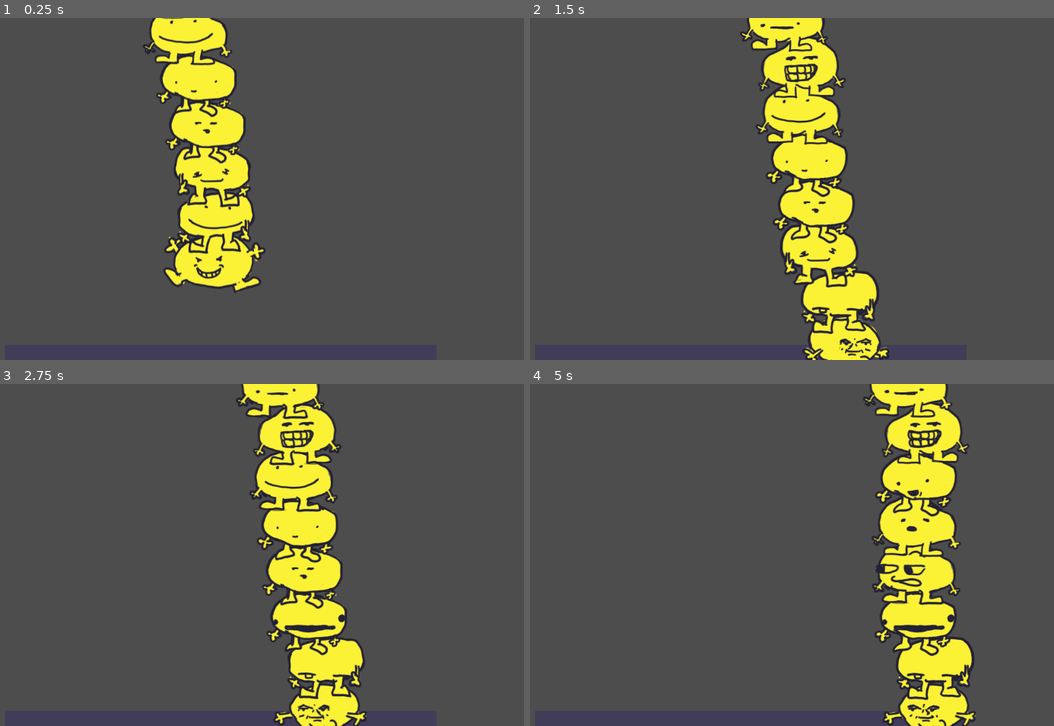
Above: before the commit, frames 1-4 (two rows, left to right).
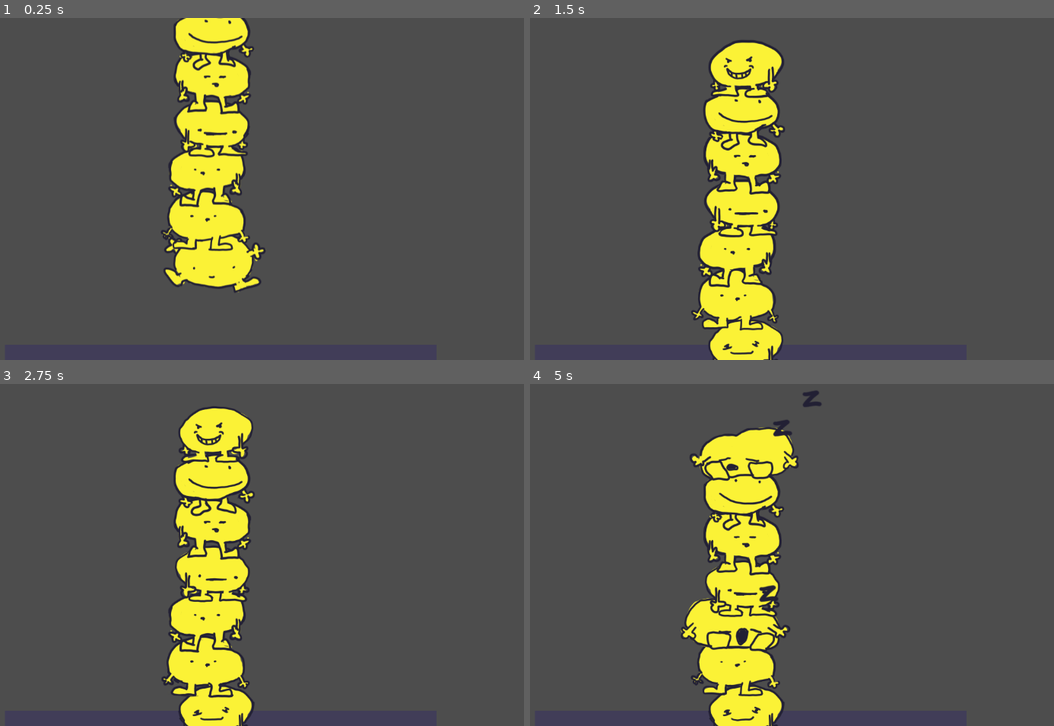
Above: after the commit, the same moments.

Repository: JCoMcL/ld56
Game: Godot game, scene res://LevelManager.tscn
The game is run twice, just before and just after one commit, with the same random seed, the same clock (stepped at 60 frames per second) and the same inputs. Before the commit the project starts from res://level.tscn.
Inputs (mouse positions are in pixels of both pictures, inside the frame that each line leads up to):
- Up to frame 1 (0.25 s): no input
- Up to frame 2 (1.5 s): tap Enter (ui_accept) at 0.5, 0.77 s; move the mouse to (744, 308) at 0.52 s; press the mouse at (744, 308) at 0.53 s; hold D (go_right) from 0.53 s (still down); move the mouse to (807, 291) at 1.27 s; release the mouse at (807, 291) at 1.28 s; click (807, 291) at 1.35 s
- Up to frame 3 (2.75 s): tap Enter (ui_accept) at 1.52 s; move the mouse to (345, 609) at 2.02 s; release D (go_right) at 2.03 s; press the mouse at (345, 609) at 2.03 s; hold A (go_left) from 2.03 s (still down)
- Up to frame 4 (5 s): move the mouse to (833, 565) at 2.77 s; release A (go_left) at 2.78 s; release the mouse at (833, 565) at 2.78 s; hold D (go_right) 2.78-4.28 s; click (833, 565) at 2.85 s; tap Enter (ui_accept) at 3.02, 3.77, 4.52 s; move the mouse to (870, 517) at 3.52 s; press the mouse at (870, 517) at 3.53 s; move the mouse to (954, 472) at 4.27 s; release the mouse at (954, 472) at 4.28 s; hold A (go_left) from 4.28 s (still down); click (954, 472) at 4.35 s

The runs differ from the first frame. In frame 1, 6.2% of the frame differs, in the area x 27-49%, y 0-77%; in frame 2, 24%; in frame 3, 25%; in frame 4, 26%, in the area x 28-86%, y 0-100%.

Commit message:
add some sleepy effects and a closing vignette

Diff:
--- /dev/null
+++ b/LevelManager.gdshader
@@ -0,0 +1,27 @@
+shader_type canvas_item;
+
+uniform float factor: hint_range(0,1) = 1;
+
+void vertex() {
+	// Called for every vertex the material is visible on.
+}
+
+float length_squared(vec2 v) {
+	return v.x*v.x + v.y*v.y;
+}
+void fragment() {
+	vec2 v = SCREEN_UV - vec2(0.5,0.5);
+	float screen_ratio = (SCREEN_PIXEL_SIZE.x/SCREEN_PIXEL_SIZE.y);
+	//v.x /= screen_ratio;
+	v.y *= screen_ratio;
+	if (length(v) < factor){
+		COLOR=vec4(0,0,0,0);
+	}
+
+	// Called for every pixel the material is visible on.
+}
+
+//void light() {
+	// Called for every pixel for every light affecting the CanvasItem.
+	// Uncomment to replace the default light processing function with this one.
+//}
--- /dev/null
+++ b/LevelManager.tscn
@@ -0,0 +1,36 @@
+[gd_scene load_steps=5 format=3 uid="uid://b5xy683ijy4no"]
+
+[ext_resource type="Script" path="res://level_manager.gd" id="1_eap3l"]
+[ext_resource type="PackedScene" uid="uid://cjknd176i4hwb" path="res://level.tscn" id="2_vjel7"]
+[ext_resource type="Shader" path="res://LevelManager.gdshader" id="3_yo8cx"]
+
+[sub_resource type="ShaderMaterial" id="ShaderMaterial_rjluf"]
+shader = ExtResource("3_yo8cx")
+shader_parameter/factor = 1.0
+
+[node name="LevelManager" type="Node"]
+script = ExtResource("1_eap3l")
+level = ExtResource("2_vjel7")
+
+[node name="CanvasLayer" type="CanvasLayer" parent="."]
+
+[node name="Control" type="Control" parent="CanvasLayer"]
+top_level = true
+layout_mode = 3
+anchors_preset = 15
+anchor_right = 1.0
+anchor_bottom = 1.0
+grow_horizontal = 2
+grow_vertical = 2
+size_flags_horizontal = 3
+size_flags_vertical = 3
+
+[node name="ColorRect" type="ColorRect" parent="CanvasLayer/Control"]
+material = SubResource("ShaderMaterial_rjluf")
+layout_mode = 1
+anchors_preset = 15
+anchor_right = 1.0
+anchor_bottom = 1.0
+grow_horizontal = 2
+grow_vertical = 2
+color = Color(0, 0, 0, 0.254902)
--- a/click_detector.gd
+++ b/click_detector.gd
@@ -1,6 +1,7 @@
 extends Area2D
 
 @export var enabled: bool = true
+@export var debug: bool = false
 
 signal nearby_click(target: Vector2)
 
@@ -18,7 +19,8 @@
 		enable()
 	else:
 		inhibit()
-	nearby_click.connect(debug_msg)
+	if debug:
+		nearby_click.connect(debug_msg)
 
 func debug_msg(target: Vector2):
 	get_parent().identify("Targeting {0}".format([target]))
--- a/gourt_pile.gd
+++ b/gourt_pile.gd
@@ -7,7 +7,7 @@
 	var child = gourt.instantiate()
 	add_child(child)
 	child.label = "Bottom Guort"
-	for i in range(7):
+	for i in range(6):
 		var next = gourt.instantiate()
 		next.set_facing(randi_range(0, 1))
 		next.label = "Gourt no. {0}".format([i])
--- a/guort.gd
+++ b/guort.gd
@@ -18,10 +18,29 @@
 		up_neighbour = gourt
 		gourt.down_neighbour = self
 
+
+func set_timer(timer, avg_time, callback):
+	var time = randi_range(0,avg_time) + randi_range(0,avg_time)
+	timer.one_shot = true
+	if not timer.timeout.is_connected(callback):
+		timer.timeout.connect(callback)
+	timer.start(time)
+
+func bump_patience():
+	if $Patience.time_left:
+		$Patience.start($Patience.time_left + 1)
+	else:
+		set_timer($Patience, 15, on_patience_expired)
+
+func on_patience_expired():
+	sleep()
+
 func _ready() -> void:
 	landed.connect(on_stop)
 	stopped.connect(on_stop)
 	$ClickDetector.nearby_click.connect(on_nearby_click)
+	$Body.animation_finished.connect(on_animation_end)
+	set_timer($Patience, 15, sleep)
 	identify()
 
 func set_facing(direction: int):
@@ -59,6 +78,13 @@
 func on_stop():
 	idle()
 
+func nothing():
+	pass
+var do_on_animation_end = nothing
+func on_animation_end():
+	do_on_animation_end.call()
+	do_on_animation_end = nothing
+
 func idle(new_idle=false):
 	$Body.idle(new_idle)
 
@@ -67,7 +93,7 @@
 		velocity += get_gravity() * delta
 		$Body.play("restive")
 
-	var target = Input.get_axis("go_left","go_right") * 200
+	var target = Input.get_axis("go_left","go_right") * 200 if input_enabled else 0
 	if not down_neighbour:
 		velocity.x = move_toward(velocity.x, target, 20)
 		if not velocity.x == 0:
@@ -78,25 +104,42 @@
 	move_and_slide()
 
 func on_nearby_click(where: Vector2):
-	if where.y < 0:
-		poke_up()
+	if input_enabled:
+		if where.y < 0:
+			poke_up()
+		else:
+			poke_down()
 	else:
-		poke_down()
+		identify("input disabled")
 
 func _physics_process(delta: float) -> void:
 	if down_neighbour == null:
 		bottom_behaviour(delta)
 
+var input_enabled = true
+func disable_input():
+	input_enabled = false
+func enable_input():
+	input_enabled = true
+func disable_input_for_animation():
+	disable_input()
+	do_on_animation_end = enable_input
 # Behaviours
 func sleep():
-	$Body.play("restive")
+	$Body.play(["palliative", "restive"].pick_random())
 	$Body/Face.play("sleep")
+	disable_input_for_animation()
 	sleeping = true
 	$ClickDetector.inhibit()
+	$Socket.position.y = -60
+	$SleepyParticles.emitting = true
+	$SleepySFX.play()
 func wakeup():
 	sleeping = false
 	$ClickDetector.enable()
-	idle()
+	$Socket.position.y = -88
+	$SleepyParticles.emitting  = false
+	$SleepySFX.stop()
 func poke_up():
 	$Body.play_exclusive("poke_up")
 	up_neighbour.poked()
@@ -104,5 +147,8 @@
 	$Body.play_exclusive("poke_down")
 	down_neighbour.poked()
 func poked():
+	bump_patience()
+	wakeup()
+	disable_input_for_animation()
 	$Body.play_exclusive(["shock_0", "shock_1", "shock_2"].pick_random())
 	$Body.pick_new_idle()
--- a/guort.tscn
+++ b/guort.tscn
@@ -1,10 +1,13 @@
-[gd_scene load_steps=114 format=3 uid="uid://crtcijpbdoi0y"]
+[gd_scene load_steps=118 format=3 uid="uid://crtcijpbdoi0y"]
 
 [ext_resource type="Script" path="res://guort.gd" id="1_mqv0r"]
 [ext_resource type="Texture2D" uid="uid://dcm24nnmjgnci" path="res://gourts/bodies/body0009.png" id="1_mun3l"]
 [ext_resource type="Texture2D" uid="uid://7iw5f25abp15" path="res://gourts/bodies/body0010.png" id="2_ji4bc"]
+[ext_resource type="AudioStream" uid="uid://dmikl31oxrbxo" path="res://sound/snore_0.ogg" id="2_lxyxg"]
 [ext_resource type="Texture2D" uid="uid://ds2eyojnihhrm" path="res://gourts/bodies/body0021.png" id="2_urk3u"]
+[ext_resource type="Texture2D" uid="uid://dk3gdybdrg8hs" path="res://z.png" id="2_v5acg"]
 [ext_resource type="Texture2D" uid="uid://7wd6ylrxh1yw" path="res://gourts/bodies/body0011.png" id="3_6kvb0"]
+[ext_resource type="Script" path="res://sleepy_sfx.gd" id="3_doxa6"]
 [ext_resource type="Texture2D" uid="uid://psmv42jexmtg" path="res://gourts/bodies/body0022.png" id="3_mktpe"]
 [ext_resource type="Texture2D" uid="uid://c5xy6xfx12a3w" path="res://gourts/bodies/body0023.png" id="4_ces04"]
 [ext_resource type="Texture2D" uid="uid://cpe46osifyis2" path="res://gourts/bodies/body0000.png" id="4_y53ac"]
@@ -110,6 +113,10 @@
 [ext_resource type="Script" path="res://socket.gd" id="90_nr5he"]
 [ext_resource type="Script" path="res://click_detector.gd" id="103_286mj"]
 
+[sub_resource type="AtlasTexture" id="AtlasTexture_5d1io"]
+atlas = ExtResource("2_v5acg")
+region = Rect2(0, 0, 64, 64)
+
 [sub_resource type="SpriteFrames" id="SpriteFrames_7rkiu"]
 animations = [{
 "frames": [{
@@ -204,7 +211,7 @@
 }],
 "loop": false,
 "name": &"shock_0",
-"speed": 16.0
+"speed": 20.0
 }, {
 "frames": [{
 "duration": 1.0,
@@ -212,7 +219,7 @@
 }],
 "loop": false,
 "name": &"shock_1",
-"speed": 10.0
+"speed": 16.0
 }, {
 "frames": [{
 "duration": 1.0,
@@ -220,7 +227,7 @@
 }],
 "loop": false,
 "name": &"shock_2",
-"speed": 8.0
+"speed": 12.0
 }, {
 "frames": [{
 "duration": 1.0,
@@ -639,17 +646,40 @@
 platform_floor_layers = 4294967294
 script = ExtResource("1_mqv0r")
 
+[node name="Patience" type="Timer" parent="."]
+
+[node name="SleepySFX" type="AudioStreamPlayer2D" parent="."]
+position = Vector2(46, -15)
+stream = ExtResource("2_lxyxg")
+parameters/looping = true
+script = ExtResource("3_doxa6")
+
+[node name="SleepyParticles" type="CPUParticles2D" parent="."]
+z_index = 2
+position = Vector2(46, -15)
+emitting = false
+amount = 4
+lifetime = 5.0
+randomness = 0.45
+lifetime_randomness = 0.14
+texture = SubResource("AtlasTexture_5d1io")
+direction = Vector2(1.5, -1)
+spread = 10.72
+gravity = Vector2(0, 0)
+initial_velocity_min = 40.0
+initial_velocity_max = 50.1
+
 [node name="Body" type="AnimatedSprite2D" parent="."]
 sprite_frames = SubResource("SpriteFrames_7rkiu")
-animation = &"poke_down"
+animation = &"palliative"
 script = ExtResource("26_olj8s")
 idle_animations = Array[StringName]([&"furtive", &"pensive", &"sordive", &"advantive"])
 
 [node name="Face" type="AnimatedSprite2D" parent="Body"]
 position = Vector2(0, 8)
 sprite_frames = SubResource("SpriteFrames_matdj")
-animation = &"listless"
-frame_progress = 0.08544
+animation = &"sleep"
+frame_progress = 0.391198
 script = ExtResource("13_esvsc")
 reserved_animations = Array[StringName]([&"sleep"])
 
--- /dev/null
+++ b/level_manager.gd
@@ -0,0 +1,7 @@
+extends Node
+
+@export var level: PackedScene
+
+func _ready() -> void:
+	add_child(level.instantiate())
+	pass # Replace with function body.
--- a/project.godot
+++ b/project.godot
@@ -11,7 +11,7 @@
 [application]
 
 config/name="ld56"
-run/main_scene="res://level.tscn"
+run/main_scene="res://LevelManager.tscn"
 config/features=PackedStringArray("4.3", "GL Compatibility")
 config/icon="res://icon.png"
 
--- /dev/null
+++ b/sleepy_sfx.gd
@@ -0,0 +1,11 @@
+extends AudioStreamPlayer2D
+
+
+# Called when the node enters the scene tree for the first time.
+func _ready() -> void:
+	pass # Replace with function body.
+
+
+# Called every frame. 'delta' is the elapsed time since the previous frame.
+func _process(delta: float) -> void:
+	pass
--- a/socket.gd
+++ b/socket.gd
@@ -36,7 +36,6 @@
 	if child:
 		child.flip_socket()
 
-
 func _process(delta: float) -> void:
 	if position.x != target_x:
 		if not flippin:
Binary file added: circle.png
Not shown, added: circle.png.import
Not shown, added: sound/snore_0.ogg.import
Not shown, added: sound/snore_1.ogg.import
Binary file added: z.png
Not shown, added: z.png.import
Not shown, added: sound/snore_0.ogg
Not shown, added: sound/snore_1.ogg
